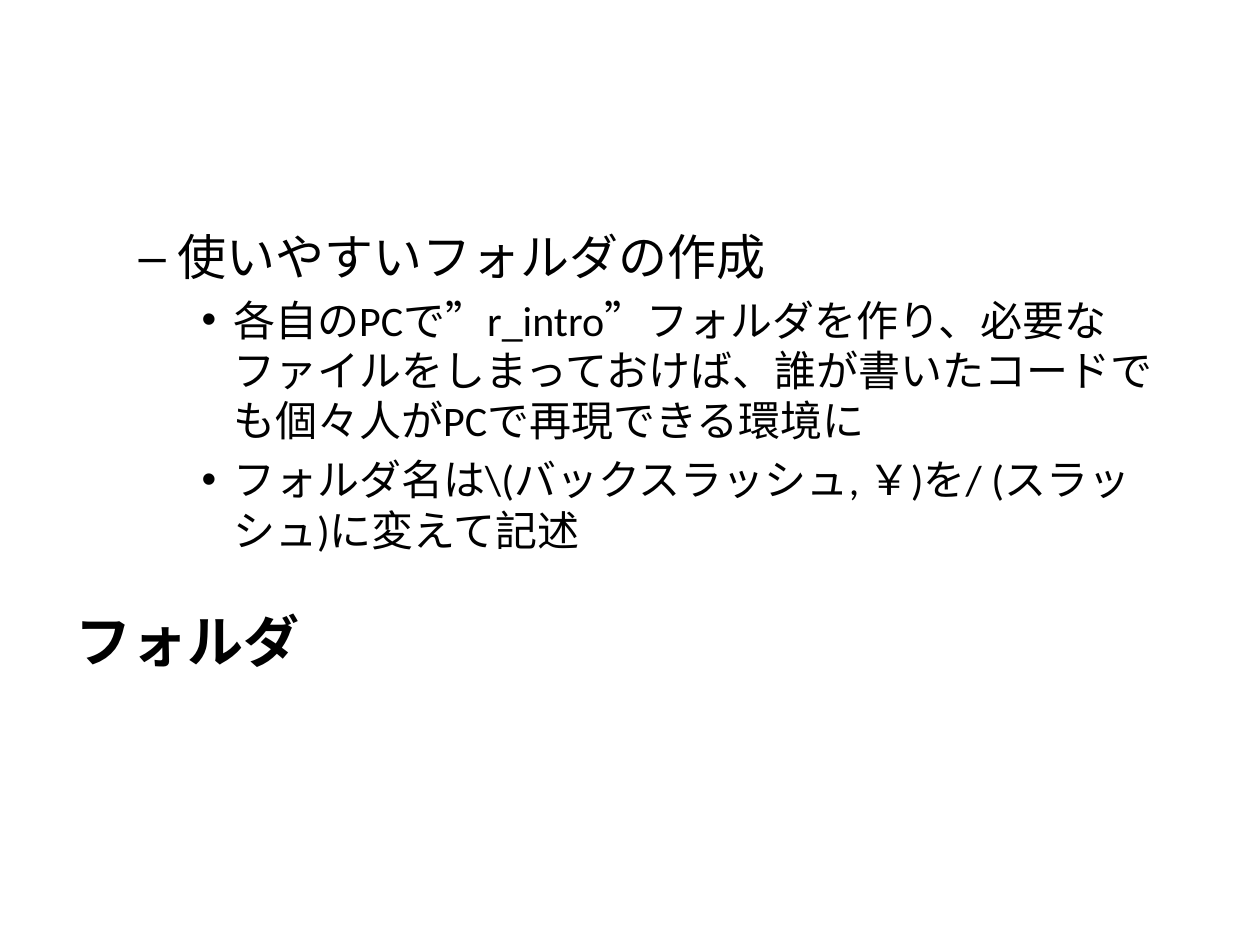
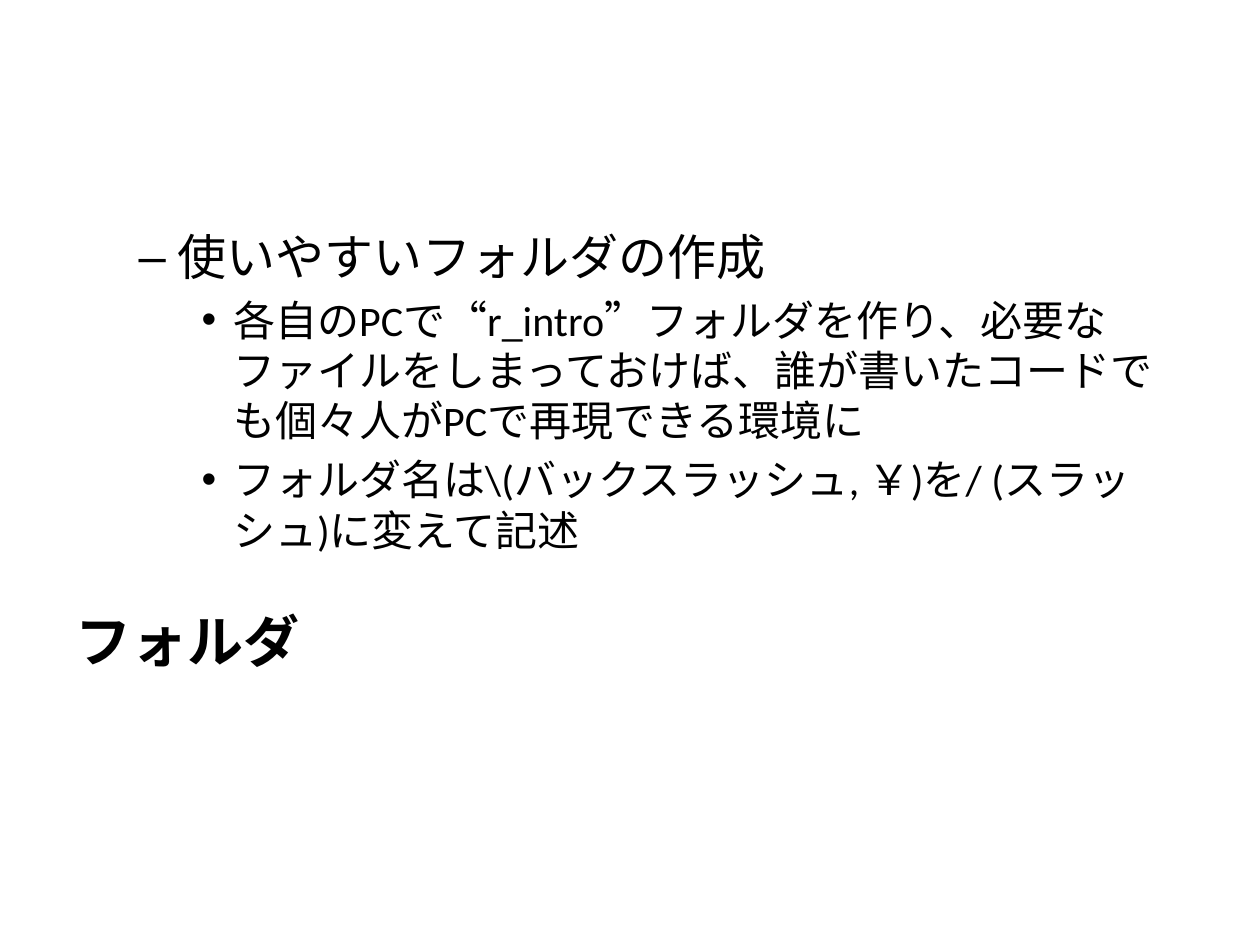
Before and after one commit to T-Reio/r_introduction, a slide deck: slide 17 of introduction1.pptx (slide 16 before the commit). Drawn at 1260x945 pixels with LibreOffice and Linux fonts; fonts in the diff are those of the drawing. Boxes give left, top, right and bottom in pixels: in the first picture for what was removed or moved away, otherwise in the second. Text is boxed around its words. In the diff, an @@ line names an element or a change of style, - is before the commit and + after.

```diff
--- a/introduction1.pptx
+++ b/introduction1.pptx
@@ text at <box>233,300,1152,440</box>: text changed @@
-    • 各自のPCで”r_intro”フォルダを作り、必要なファイルをしまっておけば、誰が書いたコードでも個々人がPCで再現できる環境に
+    • 各自のPCで“r_intro”フォルダを作り、必要なファイルをしまっておけば、誰が書いたコードでも個々人がPCで再現できる環境に
```
Also in this commit, not shown: 10 other slides changed, 37 slides added, 1 slide removed, 5 other files.
